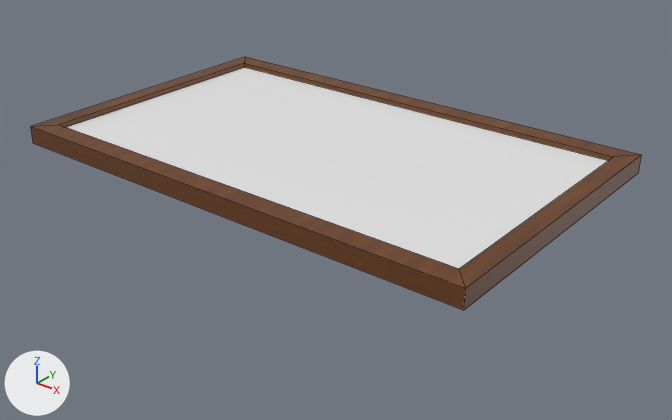
Two versions of the Blender file Assets/Blender stuff/Picture Frame.blend, one commit apart.
Camera for both pictures: a camera (50 mm lens) standing at (0.857, -1.043, 0.552) and looking at (0.012, 0.013, -0.103). Arrows for +X, +Y and +Z are at lower left; the lights stay in place. Mesh edges are drawn as thin lines.

The first picture shows 'Picture Frame'.
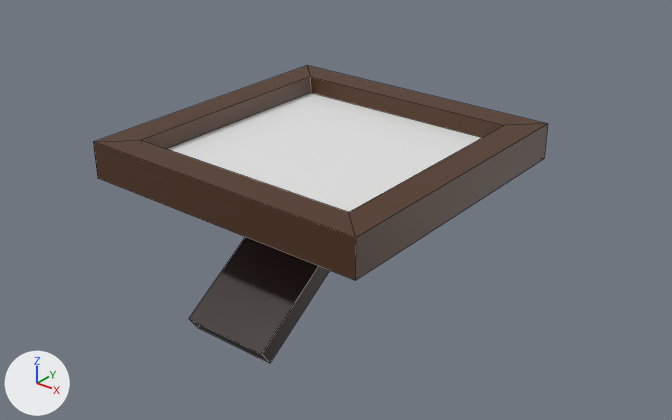
Diff of the bpy script that builds the scene:
```diff
--- a/Assets/Blender stuff/Picture Frame.blend.py
+++ b/Assets/Blender stuff/Picture Frame.blend.py
@@ mat_picture_frame_material @@
 mat_picture_frame_material = bpy.data.materials.new('Picture Frame Material')
-# nodes: BsdfPrincipled, Mapping, OutputMaterial, TexCoord, TexNoise, ValToRGB
-# colours: brown #865d26, brown #6c3f1c, brown #3a221a
+# nodes: BsdfPrincipled, OutputMaterial
+# colours: brown #51331e
@@ mat_picture_frame_hinge_material @@
+mat_picture_frame_hinge_material = principled_material('Picture Frame Hinge Material')
+mat_picture_frame_hinge_material.base_color = (0.0543, 0.0543, 0.0543)  # black #424242
@@ mat_picture_frame_stand_material @@
+mat_picture_frame_stand_material = principled_material('Picture Frame Stand Material')
+mat_picture_frame_stand_material.base_color = (0.0247, 0.0106, 0.00875)  # brown #2c1a17
@@ mat_picture_frame_picture_material @@
+mat_picture_frame_picture_material = principled_material('Picture Frame Picture Material')
+mat_picture_frame_picture_material.base_color = (0.8, 0.8, 0.8)  # white #e7e7e7
@@ me_cube_001 @@
 # used by ob_picture_frame; location = (0.0, 0.0, 0.0)
 # verts and faces of me_cube_001; kept vertices keep their numbers, new ones are numbered from 20
-me_cube_001.from_pydata(...)  # 20 vertices, 14 faces; spans x -0.407..0.407, y -0.249..0.249, z -0.011..0.019
+me_cube_001.from_pydata(...)  # 92 vertices, 58 faces; spans x -0.25..0.25, y -0.246..0.254, z -0.238..0.03
+# me_cube_001 part 1: the loose piece of 16 vertices spanning x -0.407..0.407, y -0.249..0.249, z -0.011..0.019 is rebuilt with 20 vertices and now spans x -0.25..0.25, y -0.246..0.254, z -0.03..0.03
+# me_cube_001 part 2: the loose piece of 4 vertices spanning x -0.378..0.378, y -0.216..0.216, z 0.011 is deleted
+# me_cube_001 part 3
+verts[20] = (-0.068, -0.228, -0.238)  # pixel (197, 327)
+verts[21] = (-0.068, 0.034, -0.062)
+verts[22] = (-0.068, -0.244, -0.213)  # pixel (188, 318)
+verts[23] = (-0.068, 0.017, -0.037)
+for new, old in zip([*range(24, 28)], [*range(20, 24)]): verts[new] = verts[old] + (0.15, 0.0, 0.0)
+faces += [(20, 21, 25, 24), (24, 25, 27, 26), (22, 26, 27, 23), (20, 22, 23, 21), (20, 24, 26, 22), (21, 23, 27, 25)]  # mat_picture_frame_stand_material (brown #2c1a17)
+# me_cube_001 part 4: the surface is now shaded smooth
 me_cube_001.materials.append(mat_picture_frame_material)
-me_cube_001.materials.append(mat_picture_material)  # white #e7e7e7
+me_cube_001.materials.append(mat_picture_frame_picture_material)  # white #e7e7e7
+me_cube_001.materials.append(mat_picture_frame_stand_material)  # brown #2c1a17
+me_cube_001.materials.append(mat_picture_frame_hinge_material)  # black #424242
```

Boxes [x1, y1, x2, y2] around the edits, measured in the pictures (672 x 420 px):
'Picture Frame', surface changed, reshaped (25% narrower, 18% taller)
    before: [31, 57, 641, 310]
    after: [93, 65, 548, 363]
part 1 of me_cube_001, rebuilt (25% narrower, 15% shorter)
    before: [31, 57, 641, 310]
    after: [93, 65, 548, 280]
part 2 of me_cube_001, deleted
    before: [67, 67, 608, 268]
part 3 of me_cube_001, added
    after: [189, 237, 330, 363]
